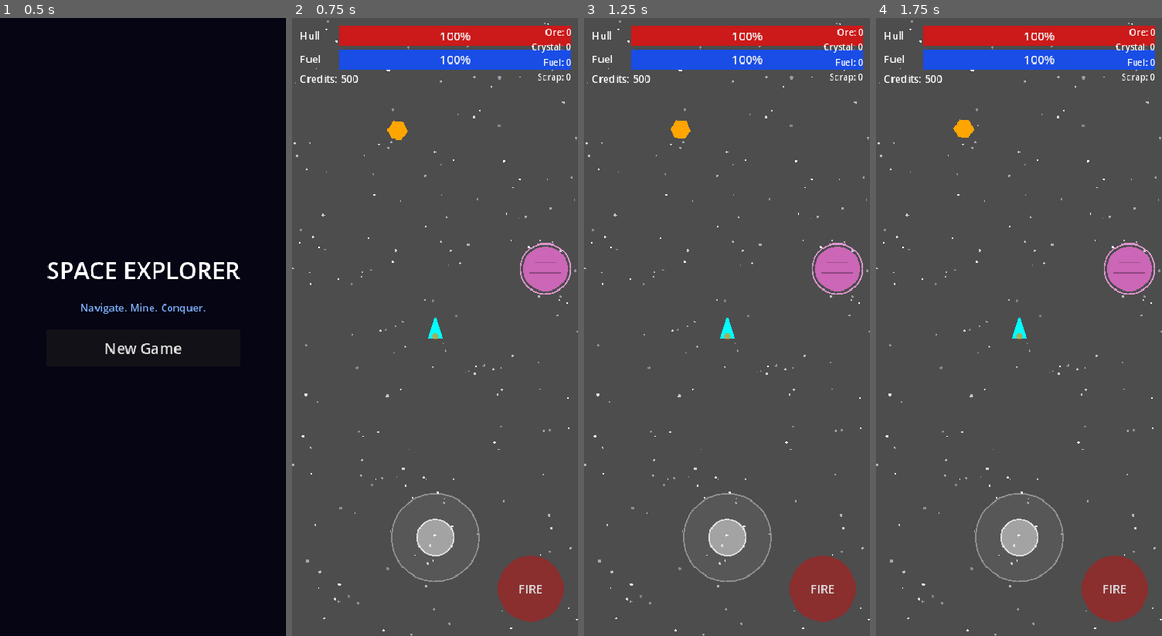
Above: before the commit, frames 1-4 (left to right).
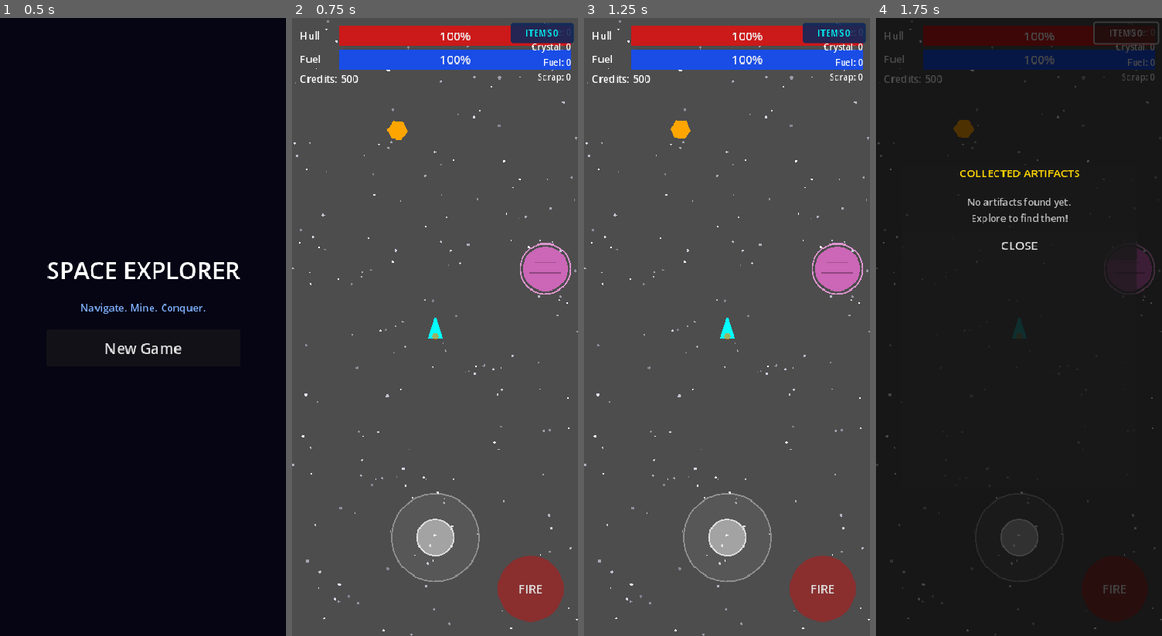
Above: after the commit, the same moments.

Repository: ichizh8/space-game-rt
Game: Godot game, scene res://scenes/main_menu.tscn
The game is run twice, just before and just after one commit, with the same random seed, the same clock (stepped at 60 frames per second) and the same inputs.
Inputs (mouse positions are in pixels of both pictures, inside the frame that each line leads up to):
- Up to frame 1 (0.5 s): no input
- Up to frame 2 (0.75 s): click "New Game" at 0.5 s
- Up to frame 3 (1.25 s): no input
- Up to frame 4 (1.75 s): click (1124, 30) at 1.25 s, where only the run after the commit has a clickable "ITEMS 0"

Frame 1 is identical in both runs. In frame 2, 0.7% of the frame differs, in the area x 76-99%, y 0-5%; in frame 3, 0.7%; in frame 4, 100%, in the area x 0-100%, y 0-100%.

Commit message:
v24: add ITEMS button creation to HUD _ready()

Diff:
--- a/scripts/hud.gd
+++ b/scripts/hud.gd
@@ -129,6 +129,29 @@
 	_fire_button = fire_btn
 	add_child(_fire_button)
 
+	# Items/inventory button (top-right corner)
+	var items_btn := Button.new()
+	items_btn.text = "ITEMS 0"
+	items_btn.set_anchors_preset(Control.PRESET_TOP_RIGHT)
+	items_btn.offset_left = -92
+	items_btn.offset_right = -6
+	items_btn.offset_top = 6
+	items_btn.offset_bottom = 34
+	items_btn.add_theme_font_size_override("font_size", 12)
+	var items_style := StyleBoxFlat.new()
+	items_style.bg_color = Color(0.05, 0.15, 0.35, 0.88)
+	items_style.corner_radius_top_left = 4
+	items_style.corner_radius_top_right = 4
+	items_style.corner_radius_bottom_left = 4
+	items_style.corner_radius_bottom_right = 4
+	items_btn.add_theme_stylebox_override("normal", items_style)
+	items_btn.add_theme_stylebox_override("pressed", items_style)
+	items_btn.add_theme_color_override("font_color", Color.CYAN)
+	items_btn.pressed.connect(_on_items_pressed)
+	add_child(items_btn)
+	_items_button = items_btn
+
+
 	# Action button (center of screen, above controls)
 	_action_button = Button.new()
 	_action_button.set_anchors_preset(Control.PRESET_CENTER)
Not shown, changed: web-export/index.html
Not shown, changed: web-export/index.pck
